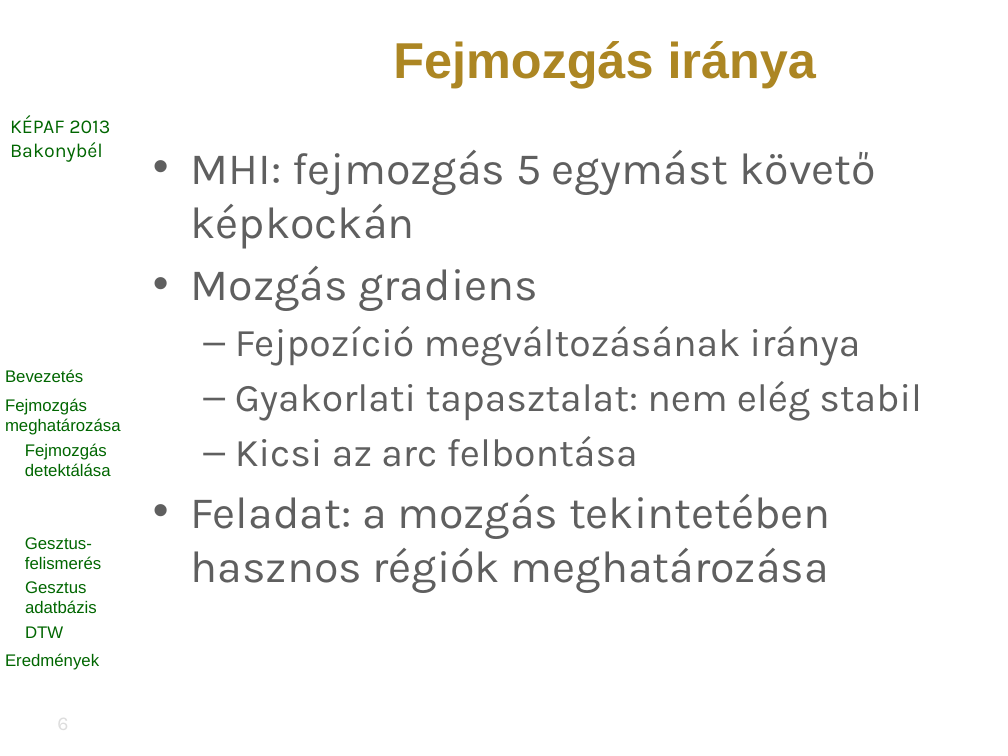
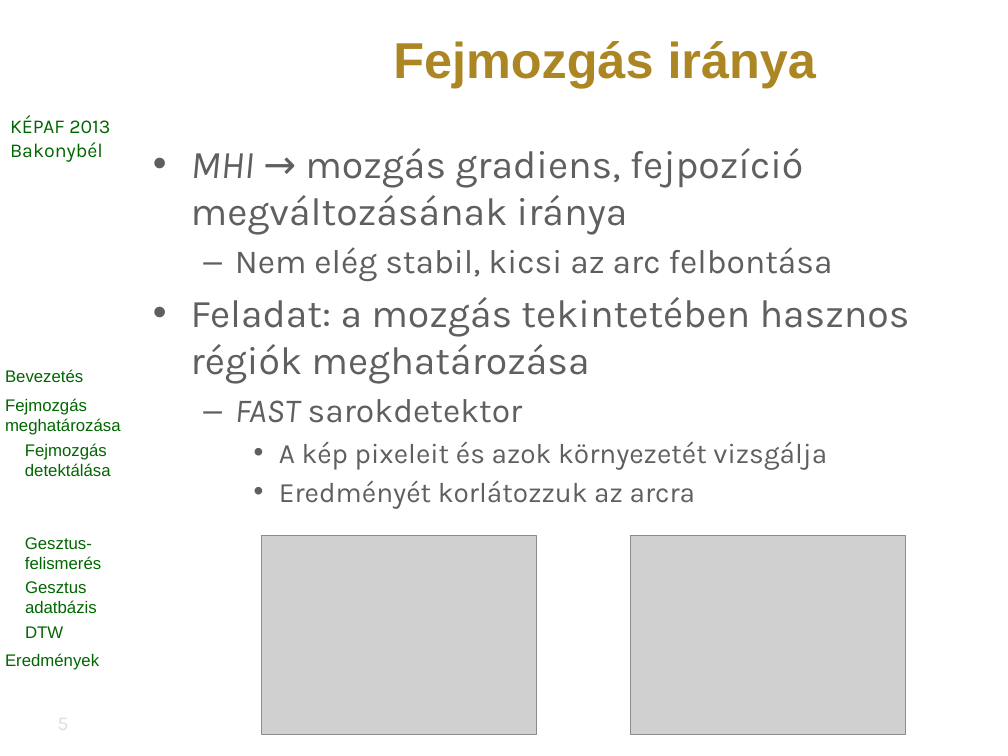
Before and after one commit to vohoaiviet/face-gesture-api, a slide deck: slide 5 of HeadMovement/research/kepaf/ppt/bertok.kornel.kepaf.2013.pptx (slide 6 before the commit). Drawn at 1008x756 pixels with LibreOffice and Linux fonts; fonts in the diff are those of the drawing; grey boxes stand for pictures; background and template pictures are left out. Boxes give left, top, right and bottom in pixels: in the first picture for what was removed or moved away, otherwise in the second. Text is boxed around its words. In the diff, an @@ line names an element or a change of style, - is before the commit and + after.

Commit message:
ppt

```diff
--- a/HeadMovement/research/kepaf/ppt/bertok.kornel.kepaf.2013.pptx
+++ b/HeadMovement/research/kepaf/ppt/bertok.kornel.kepaf.2013.pptx
@@ text at box(191, 148, 833, 281): text changed @@
-• MHI: fejmozgás 5 egymást követő képkockán
-• Mozgás gradiens
-  – Fejpozíció megváltozásának iránya
-  – Gyakorlati tapasztalat: nem elég stabil
-  – Kicsi az arc felbontása
+• MHI → mozgás gradiens, fejpozíció megváltozásának iránya
+  – Nem elég stabil, kicsi az arc felbontása
@@ text at box(191, 297, 910, 384): size 32 to 28 pt in "Feladat: a mozgás tekintetében hasznos régiók meghatározása" @@
@@ text at box(235, 399, 827, 509): paragraphs added @@
+  – FAST sarokdetektor
+    • A kép pixeleit és azok környezetét vizsgálja
+    • Eredményét korlátozzuk az arcra
@@ picture added at box(262, 535, 536, 734) @@
@@ picture added at box(631, 535, 905, 734) @@
```
Also in this commit, not shown: 7 other slides changed, 4 slides added, 4 slides removed.
